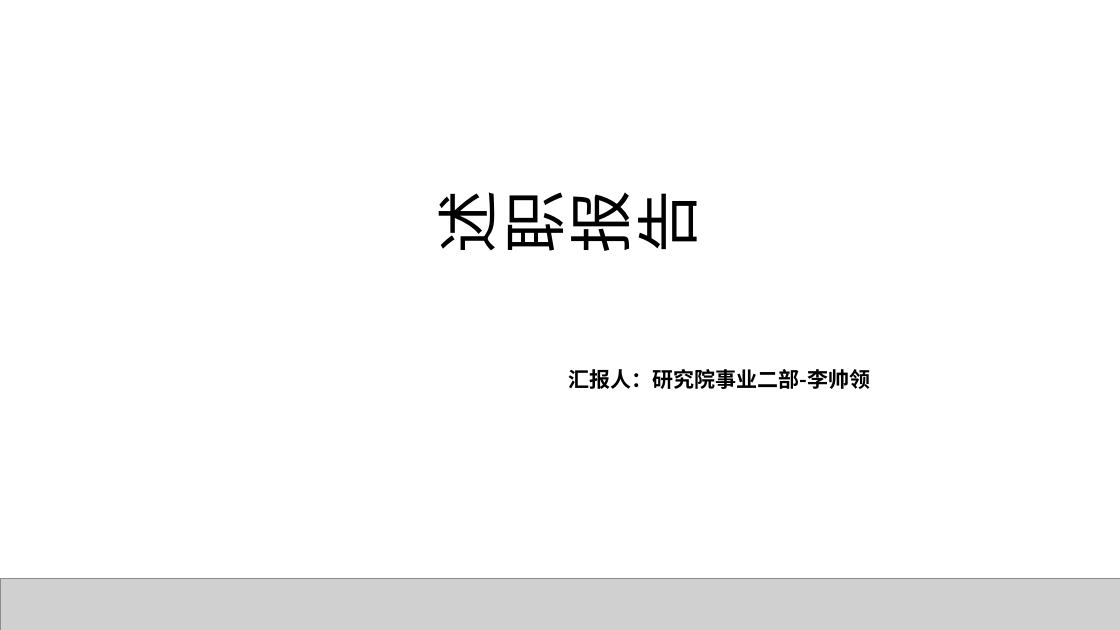
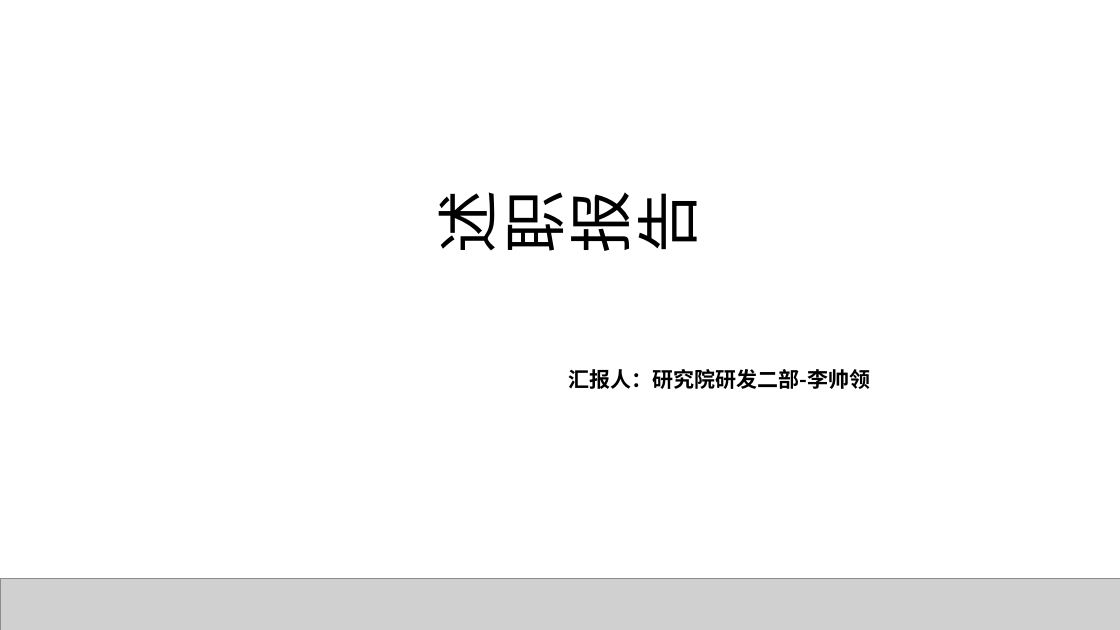
Before and after one commit to lsl645031854/ppt, a slide deck: slide 1 of 述职报告-李帅领.pptx. Drawn at 1120x630 pixels with LibreOffice and Linux fonts; fonts in the diff are those of the drawing; grey boxes stand for pictures. Boxes give left, top, right and bottom in pixels: in the first picture for what was removed or moved away, otherwise in the second. Text is boxed around its words. In the diff, an @@ line names an element or a change of style, - is before the commit and + after.

```diff
--- a/述职报告-李帅领.pptx
+++ b/述职报告-李帅领.pptx
@@ text at box(568, 369, 870, 389): text changed @@
-汇报人：研究院事业二部-李帅领
+汇报人：研究院研发二部-李帅领
```
Also in this commit, not shown: 2 other slides changed.
